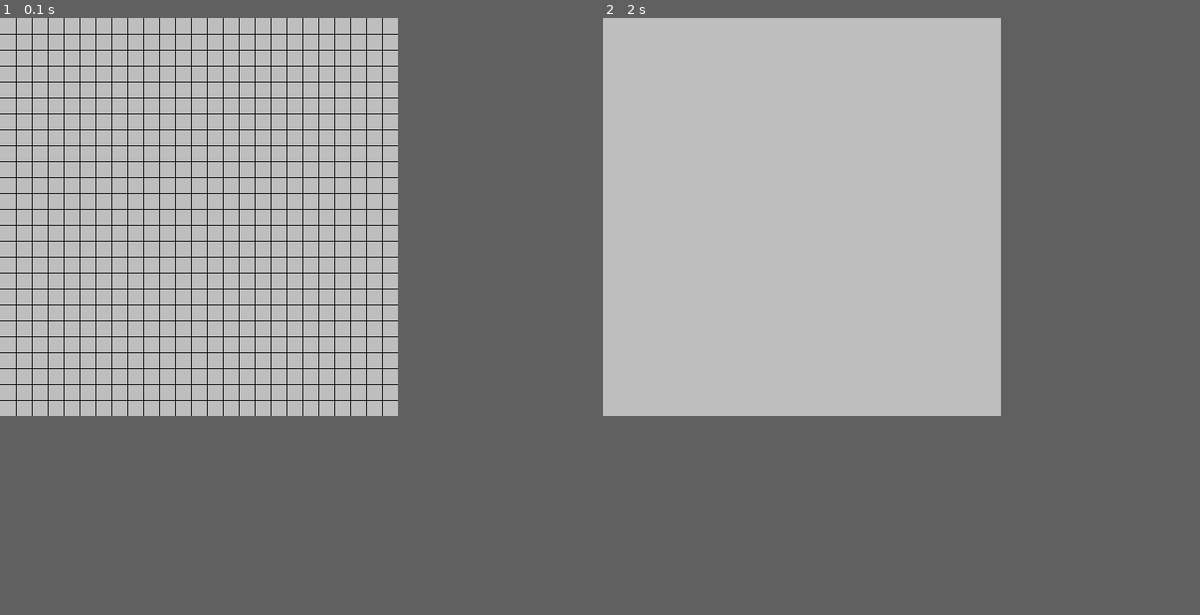
Above: before the commit, frames 1-2 (left to right).
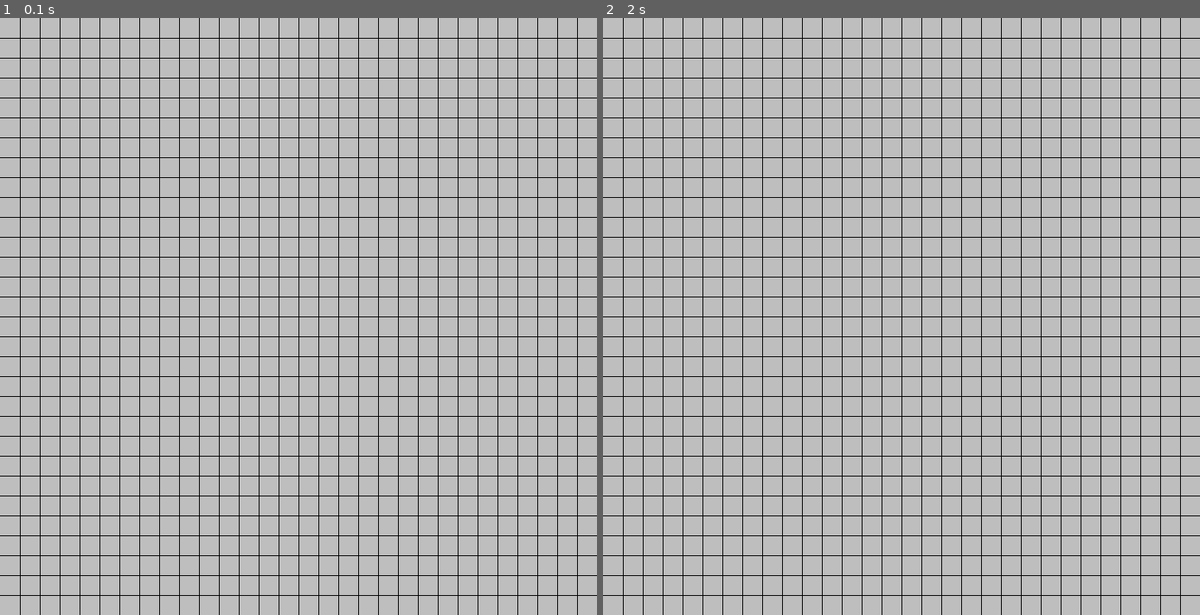
Above: after the commit, the same moments.

Repository: Tek0ver/game-of-life-pygame
Game: pygame game, started from main.py
The game is run twice, just before and just after one commit, with the same random seed, the same clock (stepped at 60 frames per second) and the same inputs.
Inputs (mouse positions are in pixels of both pictures, inside the frame that each line leads up to):
- Up to frame 1 (0.1 s): no input
- Up to frame 2 (2 s): hold P 0.33-0.8 s; move the mouse to (758, 322) at 0.83 s; click (758, 322) at 1.05 s; tap G at 1.93 s
In our replay, the window is 500x500 before the commit and 750x750 after it. These sizes can differ from the game's own. Grey fills any space a smaller window leaves; there, only what the larger window draws over its background counts as a difference.

The runs differ from the first frame. In frame 1, 10% of the frame differs, in the area x 0-100%, y 0-100%; in frame 2, 7.6%.

Commit message:
add cells

Diff:
--- a/main.py
+++ b/main.py
@@ -1,11 +1,17 @@
+from tkinter import Y
 import pygame
 from sys import exit
+from copy import deepcopy
 
 pygame.init()
 
-SCREEN_WIDTH = 500
-SCREEN_HEIGHT = 500
-GRID_SPACE = 20
+SCREEN_WIDTH = 750
+SCREEN_HEIGHT = 750
+GRID_SPACE = 25
+
+# adjust screen dimensions to wanted GRID_SPACE
+SCREEN_WIDTH = SCREEN_WIDTH // GRID_SPACE * GRID_SPACE
+SCREEN_HEIGHT = SCREEN_HEIGHT // GRID_SPACE * GRID_SPACE
 
 screen = pygame.display.set_mode((SCREEN_WIDTH,SCREEN_HEIGHT))
 clock = pygame.time.Clock()
@@ -32,26 +38,120 @@
             pygame.draw.line(display_surface, self.color, (0,y), (x,y))
 
 
+class Cells:
+    def __init__(self):
+        self.color = 'red'
+        self.max_x = pygame.display.get_surface().get_width()
+        self.max_y = pygame.display.get_surface().get_height()
+        self.space = GRID_SPACE
+        self.cells = []
+        self.neighbour_to_born = [3]
+        self.neighbour_to_live = [2, 3]
+
+        self.build_grid()
+
+    def build_grid(self):
+        for row in range(self.max_y // self.space):
+            self.cells.append([0] * (self.max_x // self.space))
+
+    def convert_clic_to_pos(self, pos):
+        col = pos[0] // self.space
+        row = pos[1] // self.space
+        return col, row
+
+    def add(self, col, row):
+        self.cells[row][col] = 1
+
+    def kill_cell(self, col, row):
+        self.cells[row][col] = 0
+
+    def count_neighbours(self, cell_grid, col, row):
+        count = 0
+
+        check = [
+            ( -1,-1), (0,-1), ( 1,-1),
+            ( -1, 0),         ( 1, 0),
+            ( -1, 1), (0, 1), ( 1, 1)
+        ]
+
+        max_x = self.max_x // self.space - 1
+        max_y = self.max_y // self.space - 1
+
+        for coord in check:
+            x_coord = col + coord[0]
+            y_coord = row + coord[1]
+            if x_coord > max_x or x_coord < 0 or y_coord > max_y or y_coord < 0:
+                continue
+            if cell_grid[y_coord][x_coord] == 1:
+                count += 1
+        return count
+
+    def update(self):
+        cells_before = deepcopy(self.cells)
+        for row_index, row in enumerate(cells_before):
+            for col_index, cell in enumerate(row):
+                neighbours = self.count_neighbours(cells_before, col_index, row_index)
+                # empty cell
+                if cells_before[row_index][col_index] == 0:
+                    if neighbours in self.neighbour_to_born:
+                        self.add(col_index, row_index)
+                # already living cell
+                if cells_before[row_index][col_index] == 1:
+                    if neighbours not in self.neighbour_to_live:
+                        self.kill_cell(col_index, row_index)
+
+    def display(self, display_surface):
+        for row_index, row in enumerate(self.cells):
+            for col_index, cell in enumerate(row):
+                if cell == 1:
+                    pygame.draw.rect(
+                        display_surface,
+                        self.color,
+                        pygame.Rect(
+                            col_index * self.space,
+                            row_index * self.space,
+                            self.space,
+                            self.space
+                        ))
 
 
 grid = Grid()
 display_grid = True
 
+cells = Cells()
+
+pause = True
+
 while True:
     for event in pygame.event.get():
         if event.type == pygame.QUIT:
-            pygame.exit()
+            pygame.quit()
             exit()
         if event.type == pygame.KEYDOWN:
+            # toggle grid display
             if event.key == pygame.K_g:
-                # toggle grid display
                 display_grid = not display_grid
+            # pause
+            if event.key == pygame.K_p:
+                pause = not pause
+        if event.type == pygame.MOUSEBUTTONDOWN:
+        # add cell with clic
+            if event.button == 1:
+                cells.add(*cells.convert_clic_to_pos(event.pos))
+        if event.type == pygame.MOUSEBUTTONDOWN:
+        # kill cell with clic
+            if event.button == 3:
+                cells.kill_cell(*cells.convert_clic_to_pos(event.pos))
 
     screen.fill('grey')
+
+    if not pause:
+        cells.update()
+    cells.display(screen)
 
     if display_grid is True:
         grid.display(screen)
 
     pygame.display.update()
 
-    clock.tick(30)
+    clock.tick(5)
Not shown, changed: README.md
